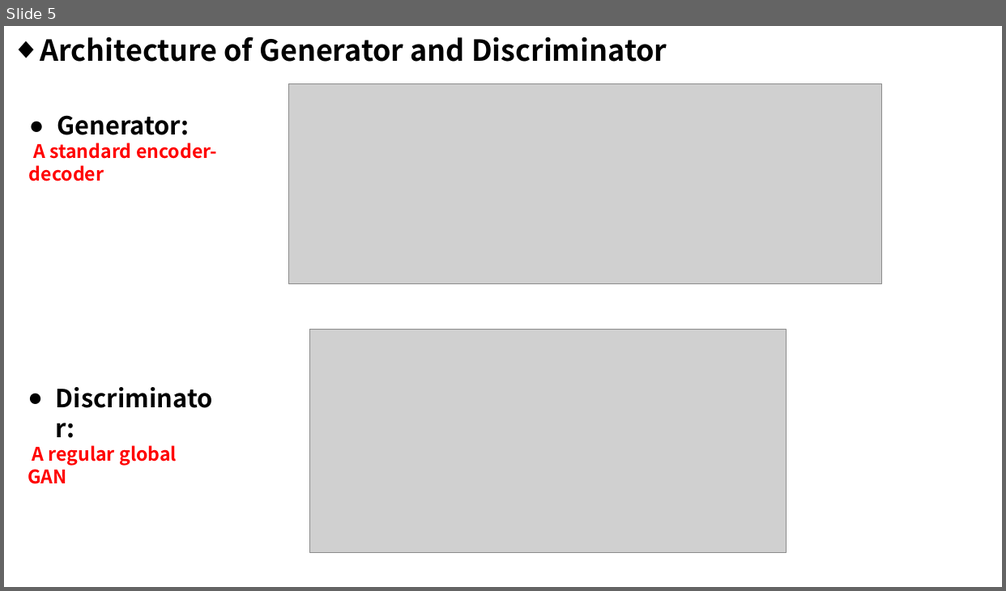
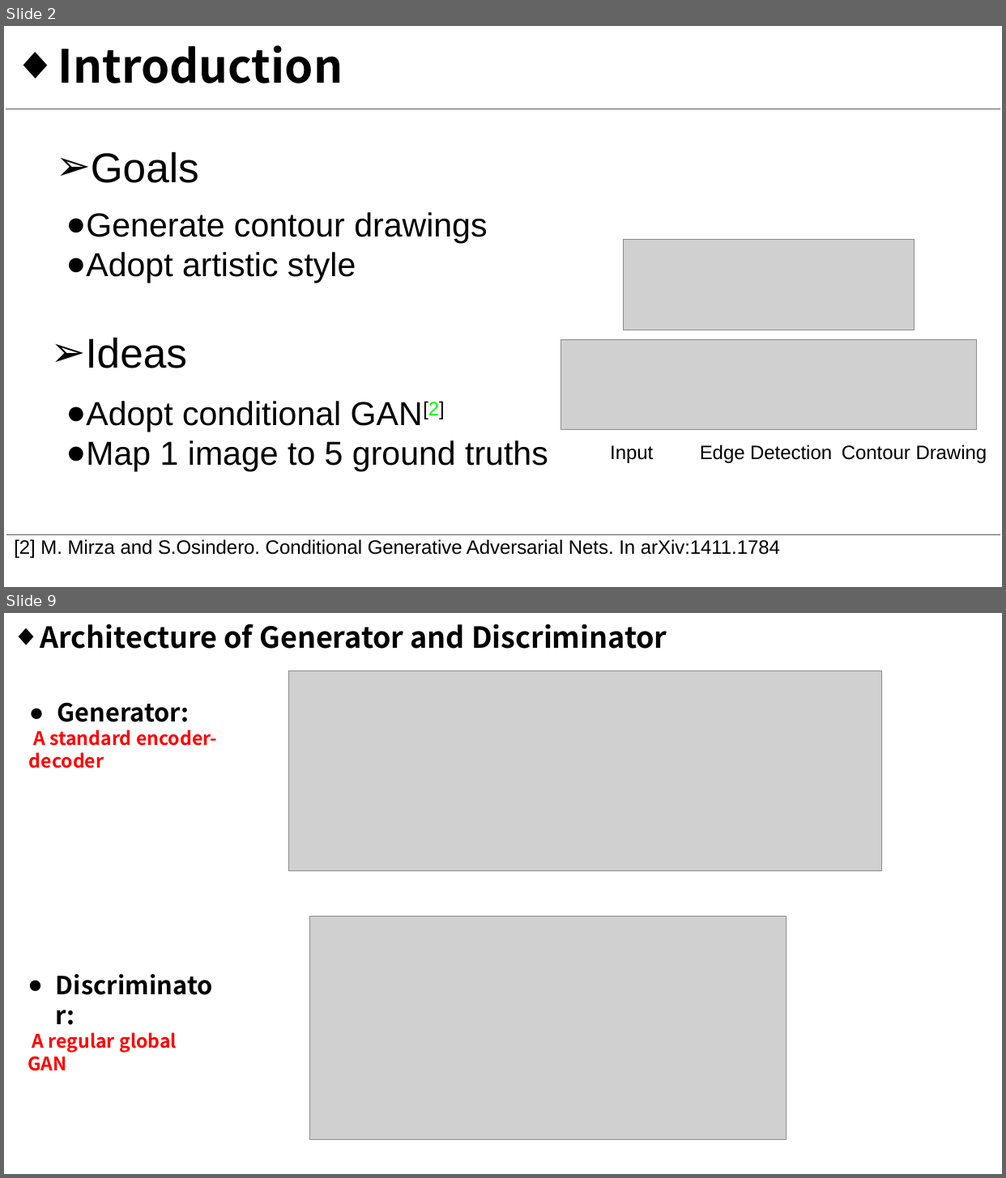
Before and after one commit to mtli/PhotoSketch, a slide deck: doc/Presentation1.pptx. Shown one above the other, each under a label of ours: slide 5 before the commit, slides 2 and 9 after it; the slides between them are not shown. The pictures are 1006x591 and 1006x1178 pixels, drawn with LibreOffice and Linux fonts; fonts in the diff are those of the drawing; grey boxes stand for pictures. Boxes give left, top, right and bottom in pixels: in the first picture for what was removed or moved away, otherwise in the second. Text is boxed around its words. In the diff, an @@ line names an element or a change of style, - is before the commit and + after.

```diff
--- a/doc/Presentation1.pptx
+++ b/doc/Presentation1.pptx
@@ slide 2 added at (4,26,1002,587), background #FFFFFF @@
@@ text added at (58,45,343,84), 44 pt, text #000000, bold @@
+◆ Introduction
@@ line added from (6, 109) to (1000, 109), #595959 0.75 pt @@
@@ text added at (91,152,199,183), 40 pt, text #000000 @@
+➢ Goals
@@ text added at (66,212,487,284), 32 pt, text #000000 @@
+● Generate contour drawings
+● Adopt artistic style
@@ picture added at (623,240,914,331) @@
@@ text added at (86,337,187,369), 40 pt, text #000000 @@
+➢ Ideas
@@ picture added at (561,339,977,430) @@
@@ text added at (66,401,548,472), 32 pt, text #000000 @@
+● Adopt conditional GAN[2]
+● Map 1 image to 5 ground truths
@@ text added at (610,446,653,463), 18.7 pt, text #000000 @@
+Input
@@ text added at (700,445,832,463), 18.7 pt, text #000000 @@
+Edge Detection
@@ text added at (842,445,987,463), 18.7 pt, text #000000 @@
+Contour Drawing
@@ line added from (6, 535) to (1000, 535), #595959 0.75 pt @@
@@ text added at (14,540,780,558), 18.7 pt, text #000000 @@
+[2] M. Mirza and S.Osindero. Conditional Generative Adversarial Nets. In arXiv:1411.1784
@@ what was slide 5 is now slide 9 @@
```
Also in this commit, not shown: 4 slides changed, 3 other slides added, 7 other files.
